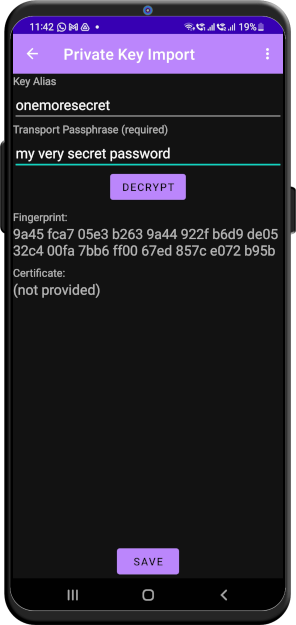
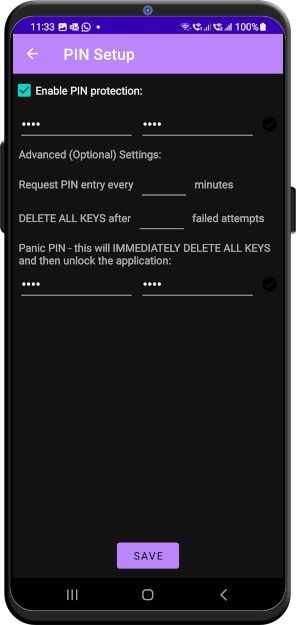
Layers edited between the first and the second 296 × 625 image:
added layer "Eingefügte Ebene" above "Screenshot_20230203_114209_OneMoreSecret.jpg-Kopie" over [13, 22, 281, 601]
